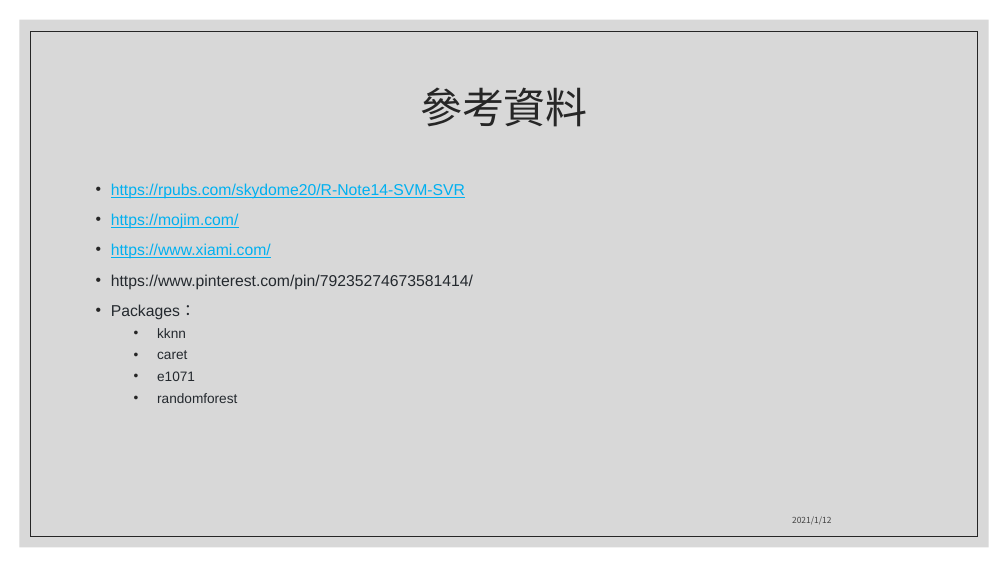
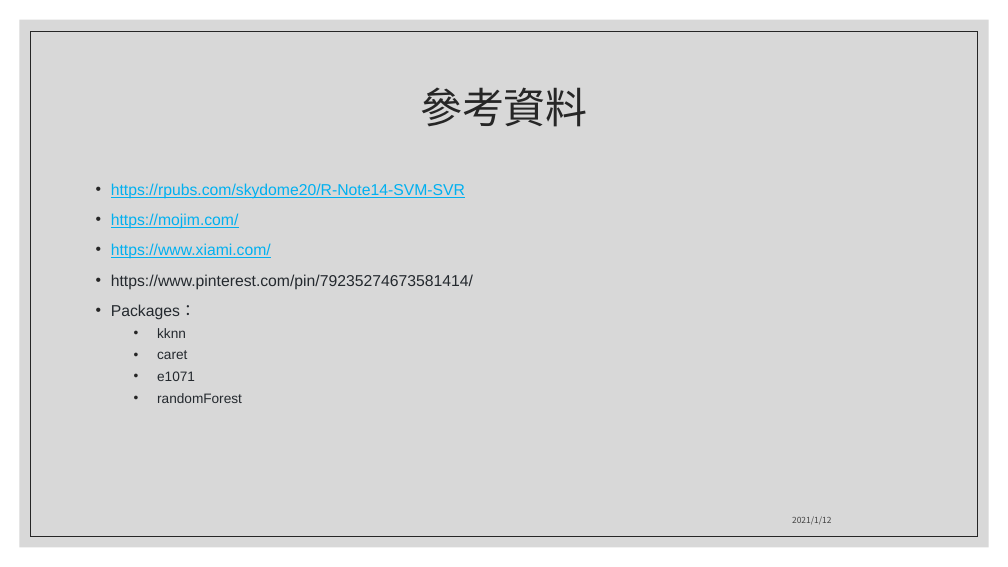
Before and after one commit to 1091-datascience/finalproject-group10, a slide deck: slide 13 of docs/Data Science Final .pptx. Drawn at 1008x567 pixels with LibreOffice and Linux fonts; fonts in the diff are those of the drawing. Boxes give left, top, right and bottom in pixels: in the first picture for what was removed or moved away, otherwise in the second. Text is boxed around its words. In the diff, an @@ line names an element or a change of style, - is before the commit and + after.

```diff
--- a/docs/Data Science Final .pptx
+++ b/docs/Data Science Final .pptx
@@ text at bbox=[157, 393, 242, 403]: text changed @@
-  • randomforest
+  • randomForest
```
